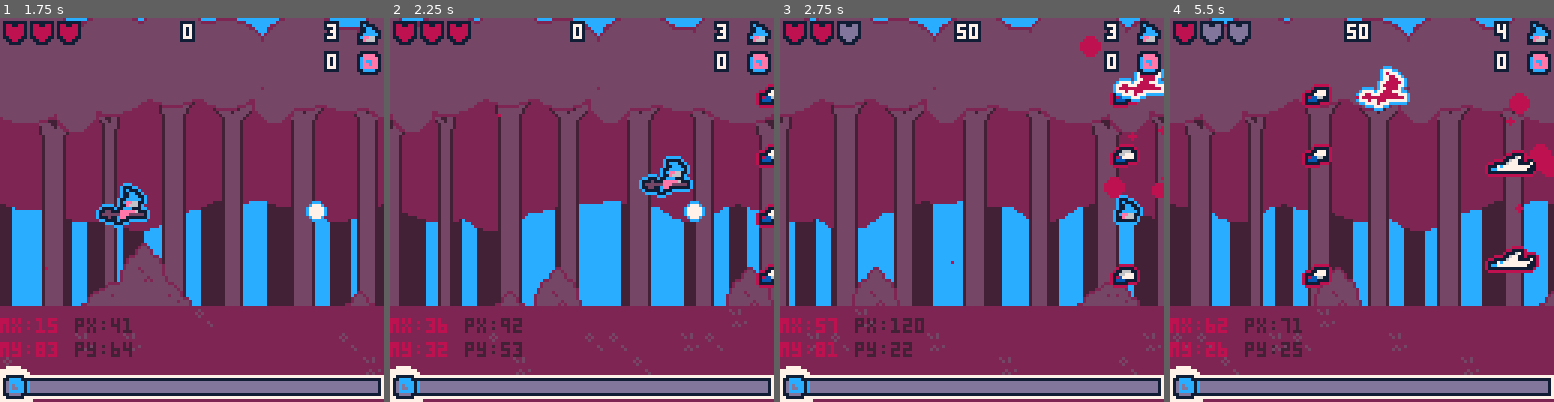
Above: before the commit, frames 1-4 (left to right).
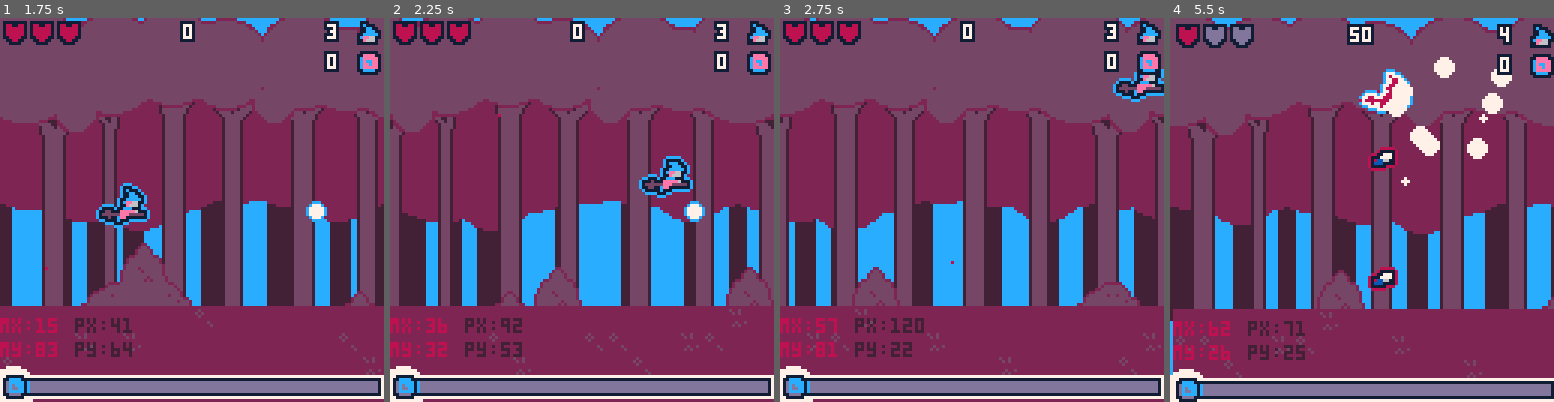
Above: after the commit, the same moments.

Repository: roseblack02/pico8-witch_blaster
Game: PICO-8 cartridge witch_blaster.p8
The game is run twice, just before and just after one commit, with the same random seed, the same clock (stepped at 60 frames per second) and the same inputs.
Inputs (mouse positions are in pixels of both pictures, inside the frame that each line leads up to):
- Up to frame 1 (1.75 s): tap X (X key) at 0.33, 1.07 s; click (280, 121) at 0.67 s; tap O (Z key) at 0.7, 1.7 s; click (46, 267) at 1.22 s; hold Right from 1.6 s (still down)
- Up to frame 2 (2.25 s): click (497, 114) at 1.77 s; tap X (X key) at 1.85 s; release Right at 2.1 s; tap O (Z key) at 2.1 s; hold Up from 2.15 s (still down)
- Up to frame 3 (2.75 s): click (952, 259) at 2.32 s; release Up at 2.42 s; hold Right from 2.47 s (still down); tap O (Z key) at 2.5 s
- Up to frame 4 (5.5 s): click (1404, 106) at 2.87 s; tap O (Z key) every 0.4 s from 2.9 to 5.3 s; tap X (X key) at 2.97, 4.08, 5.2 s; release Right at 3.03 s; hold Left 3.08-3.58 s; click (1465, 256) at 3.42 s; hold Down 3.63-3.97 s; click (1231, 102) at 3.97 s; hold Right 4.02-4.68 s; click (1292, 248) at 4.52 s; hold Up 4.73-5.03 s; click (1354, 94) at 5.07 s; hold Left from 5.08 s (still down)

Frame 1 is identical in both runs. In frame 2, 1.0% of the frame differs, in the area x 95-100%, y 17-71%; in frame 3, 2.9%; in frame 4, 27%, in the area x 0-100%, y 0-100%.

Commit message:
all 3 waves are loaded in for each level using a timer

Diff:
--- a/witch_blaster.p8
+++ b/witch_blaster.p8
@@ -10,9 +10,12 @@
 	game_pal="trans"
 	blast_text=7
 	level=1
+	wave1,wave2,wave3=true,false,false
+	level_timer=0
 
 	--get level info from text file
 	#include levels.txt
+	levels={level1,level2,level3,level4,level5}
 
 	--particle effects
 	blast_particle={}
@@ -170,7 +173,7 @@
 	}
 
 	--test load enemies from level 1
-	load_wave(level1.wave1)
+	--load_wave(level1.wave1)
 
 	--mouse temp
 	poke(0x5f2d, 1)
@@ -242,7 +245,31 @@
 	front_tree_x-=front_speed
 	if (front_tree_x<-127) front_tree_x=0
 
-	--flash test
+	--load waves
+	--count level timer
+	level_timer+=(1/60)
+
+	--load wave based on timer
+	if level_timer<15 and wave1 then
+		--spawn
+		load_wave(levels[level].wave1)
+		--end spawn
+		wave1=false
+		--start next wave
+		wave2=true
+	elseif level_timer>15 and level_timer<30 and wave2 then
+		load_wave(levels[level].wave2)
+		wave2=false
+		wave3=true
+	elseif level_timer>30 and level_timer<45 and wave3 then
+		load_wave(levels[level].wave3)
+		wave3=false
+	elseif level_timer>45 then
+		level_timer=0
+		state="shop"
+	end
+
+	--flash text
 	if frame>30 then
 		blast_text=7
 	else
Not shown, changed: levels.txt
